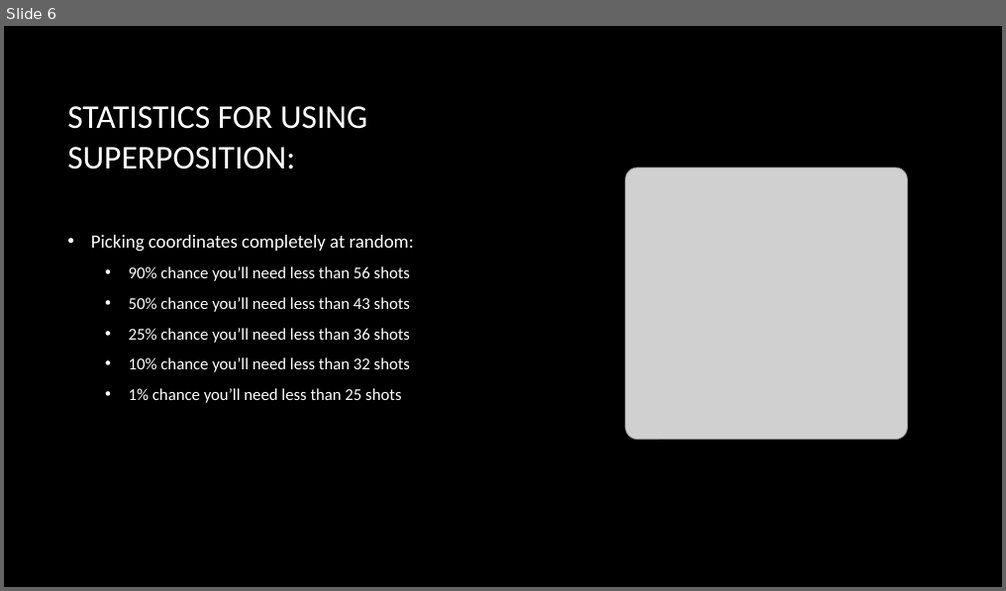
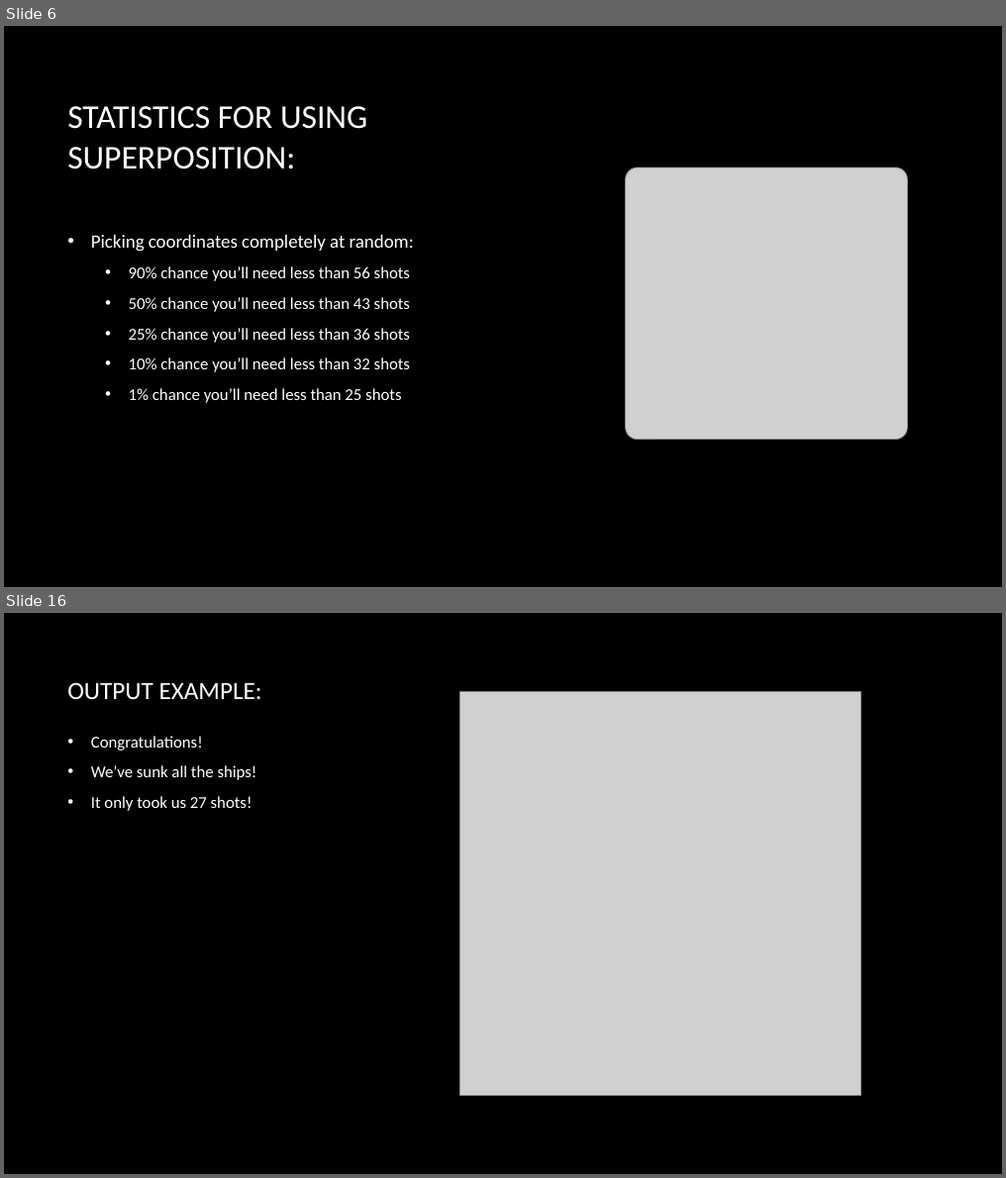
Before and after one commit to chestonthegray/cs5500-project, a slide deck: Project Presentation.pptx. Shown one above the other, each under a label of ours: slide 6 before the commit, slides 6 and 16 after it; the slides between them are not shown. The pictures are 1006x591 and 1006x1178 pixels, drawn with LibreOffice and Linux fonts; fonts in the diff are those of the drawing; grey boxes stand for pictures; background and template pictures are left out. Boxes give left, top, right and bottom in pixels: in the first picture for what was removed or moved away, otherwise in the second. Text is boxed around its words. In the diff, an @@ line names an element or a change of style, - is before the commit and + after.

```diff
--- a/Project Presentation.pptx
+++ b/Project Presentation.pptx
@@ slide 16 added at <box>4,613,1002,1174</box>, background picture (left out) @@
@@ title added at <box>67,682,262,700</box>, 24 pt, text #FFFFFF @@
+OUTPUT EXAMPLE:
@@ picture added at <box>460,691,860,1096</box> @@
@@ text added at <box>91,736,257,811</box>, 16 pt, text #FFFFFF @@
+• Congratulations!
+• We’ve sunk all the ships!
+• It only took us 27 shots!
```
Also in this commit, not shown: 10 other slides added.
